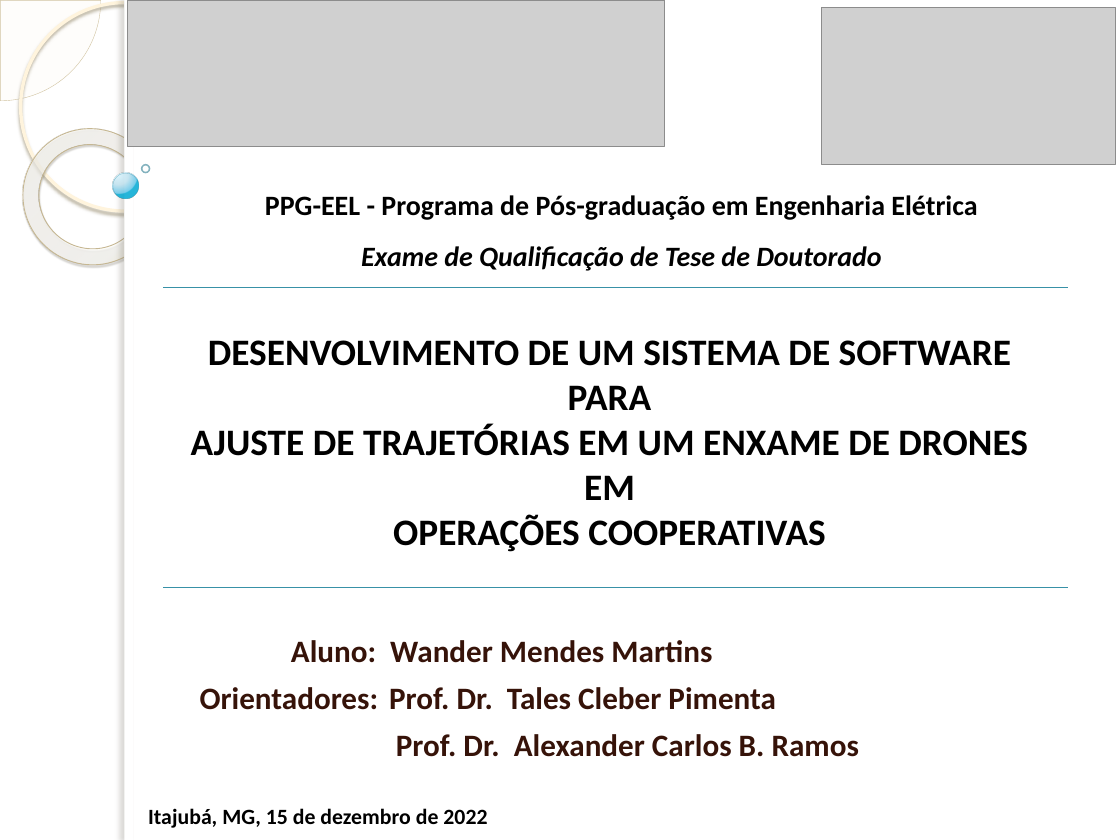
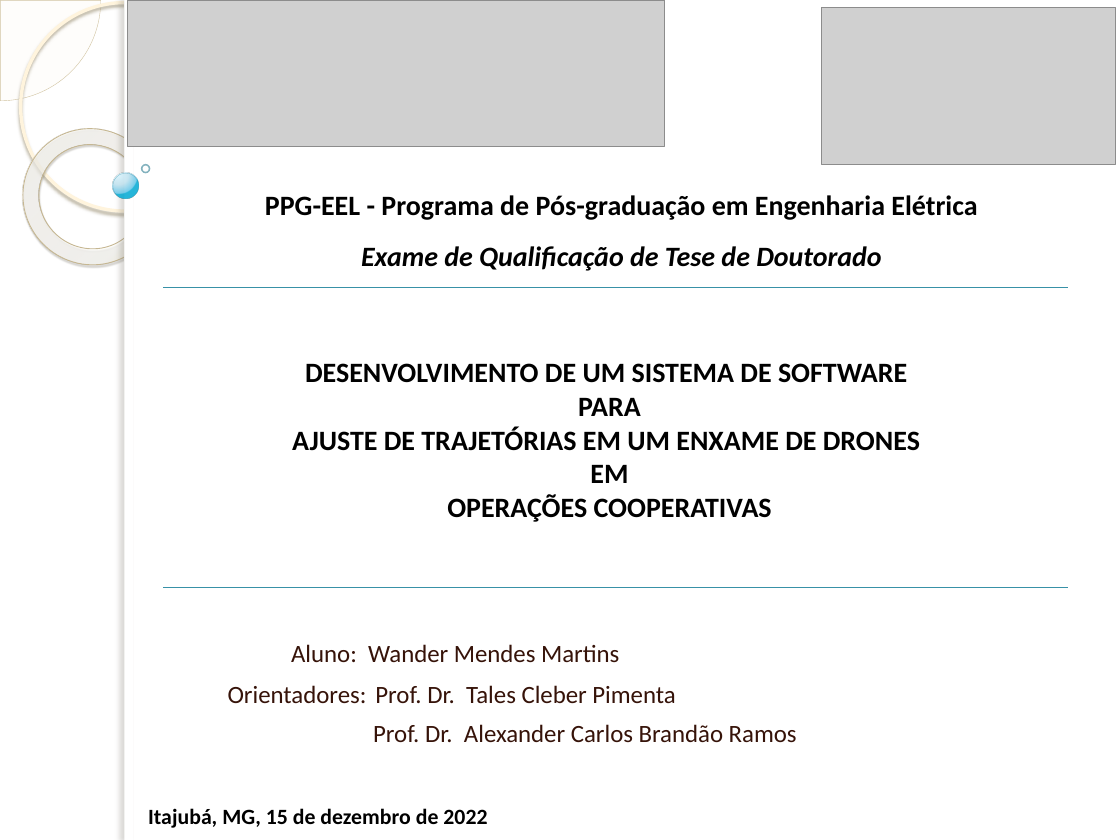
Before and after one commit to wanderok/Doutorado, a slide deck: slide 1 of 28-EXAME_DE_QUALIFICACAO/01-DefesaExameQualificacao/ExameDeQualificacao-WanderMMartins.pptx. Drawn at 1120x840 pixels with LibreOffice and Linux fonts; fonts in the diff are those of the drawing; grey boxes stand for pictures; background and template pictures are left out. Boxes give left, top, right and bottom in pixels: in the first picture for what was removed or moved away, otherwise in the second. Text is boxed around its words. In the diff, an @@ line names an element or a change of style, - is before the commit and + after.

Commit message:
new ppsx file

```diff
--- a/28-EXAME_DE_QUALIFICACAO/01-DefesaExameQualificacao/ExameDeQualificacao-WanderMMartins.pptx
+++ b/28-EXAME_DE_QUALIFICACAO/01-DefesaExameQualificacao/ExameDeQualificacao-WanderMMartins.pptx
@@ text at (x1=292, y1=363, x2=920, y2=522): text changed; size 24 to 18 pt @@
-DESENVOLVIMENTO DE UM SISTEMA DE SOFTWARE PARA
-AJUSTE DE TRAJETÓRIAS EM UM ENXAME DE DRONES EM
-OPERAÇÕES COOPERATIVAS
+DESENVOLVIMENTO DE UM SISTEMA DE SOFTWARE
+PARA
+AJUSTE DE TRAJETÓRIAS EM UM ENXAME DE DRONES
+EM
+OPERAÇÕES COOPERATIVAS
@@ subtitle at (x1=228, y1=644, x2=675, y2=704): size 20 to 16 pt, bold off in "Aluno: Wander Mendes Martins", "Orientadores: Prof. Dr. Tales Cleber Pimenta" @@
@@ subtitle at (x1=373, y1=724, x2=797, y2=743): text changed; size 20 to 16 pt; bold off @@
-Prof. Dr. Alexander Carlos B. Ramos
+Prof. Dr. Alexander Carlos Brandão Ramos
```
Also in this commit, not shown: 7 other slides changed, 2 slides added, 2 other files.
